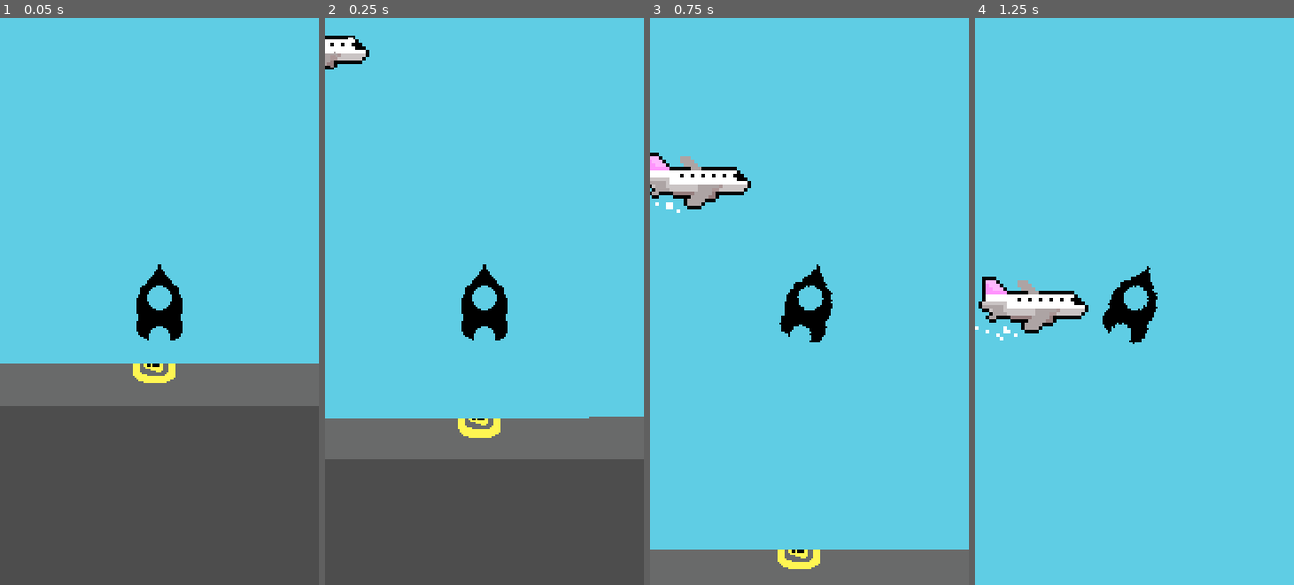
Above: before the commit, frames 1-4 (left to right).
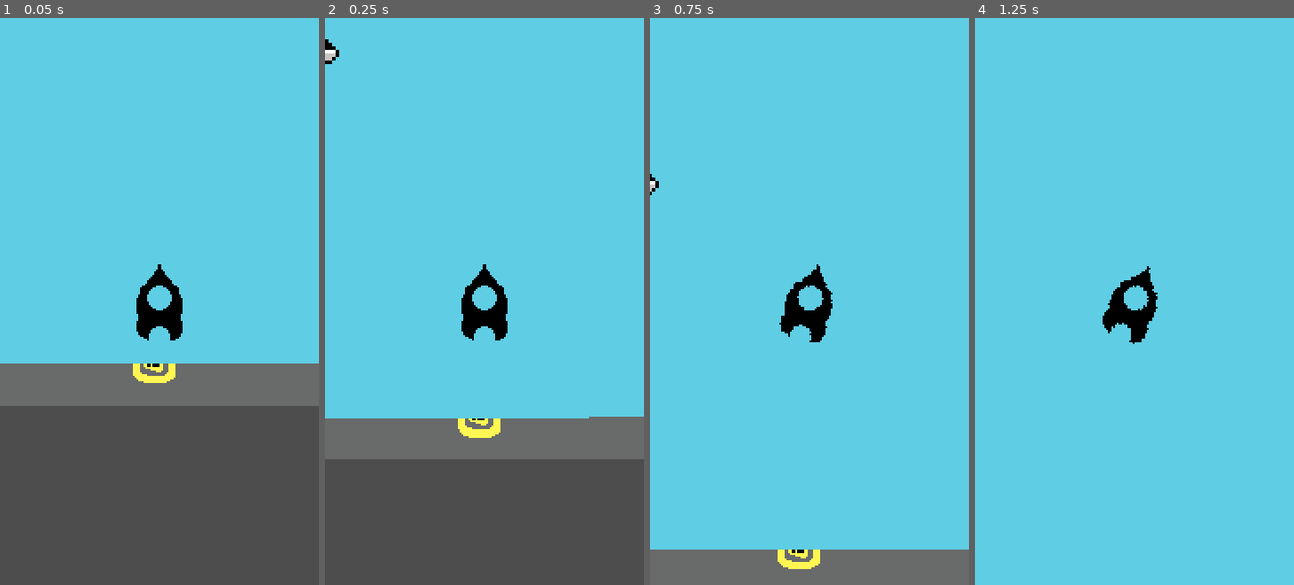
Above: after the commit, the same moments.

Repository: Alowna/AtmosQuest
Game: Godot game, scene res://scenes/game.tscn
The game is run twice, just before and just after one commit, with the same random seed, the same clock (stepped at 60 frames per second) and the same inputs.
Inputs (mouse positions are in pixels of both pictures, inside the frame that each line leads up to):
- Up to frame 1 (0.05 s): no input
- Up to frame 2 (0.25 s): no input
- Up to frame 3 (0.75 s): drag from (809, 301) to (841, 176) at 0.52 s
- Up to frame 4 (1.25 s): no input

Frame 1 is identical in both runs. In frame 2, 0.6% of the frame differs, in the area x 0-14%, y 3-10%; in frame 3, 1.9%; in frame 4, 2.1%, in the area x 0-36%, y 45-57%.
Error after the commit: Parse Error: Too many arguments for "move_obstacle()" call. Expected at most 1 but received 2. (res://scripts/obstacle/troposphere/plane.gd:11)

Commit message:
feat: add Obstacle base class improvements with sprite flip function and automatic delete on distance based on playerref

Diff:
--- a/scripts/obstacle/obstacle.gd
+++ b/scripts/obstacle/obstacle.gd
@@ -1,18 +1,53 @@
 extends CharacterBody2D
 class_name Obstacle
 
+@export var speed := 50.0
+@export var delete_distance := 400.0
+# The movement speed of this obstacle.
 
-# Movement speed of the obstacle.
+var movement_direction := Vector2.RIGHT
+# The current movement direction.
+var player_ref: Node2D
+# Reference to the player node.
 
-func move_obstacle(direction: Vector2, speed):
-	# Creates the movement velocity based on the given direction.
-	# Any ship can use this function by providing a movement direction.
+func setup(direction: Vector2, player: Node2D):
+	# Defines the movement direction and player reference when the obstacle is spawned.
+	movement_direction = direction
+	player_ref = player
+
+	# --- AUTOMATIC SPRITE DETECTION ---
+	var visual_node: Node2D = null
+
+	# Iterate through all children of this obstacle.
+	for child in get_children():
+		# If the child is a Sprite2D or AnimatedSprite2D, capture the reference.
+		if child is Sprite2D or child is AnimatedSprite2D:
+			visual_node = child
+			break # Found the visual node, exit the loop.
+
+	# --- VISUAL FLIP LOGIC ---
+	if is_instance_valid(visual_node):
+		# Flip the sprite horizontally if moving to the left.
+		# Both Sprite2D and AnimatedSprite2D support the 'flip_h' property.
+		if direction == Vector2.LEFT:
+			visual_node.flip_h = true
+		else:
+			visual_node.flip_h = false
+
+func _physics_process(_delta):
+	# Moves the obstacle using its configured velocity.
+	move_obstacle(movement_direction)
+
+	# Check if the player reference exists and calculate the distance.
+	if is_instance_valid(player_ref):
+		var distance = global_position.distance_to(player_ref.global_position)
+		# If the obstacle is too far from the player, remove it from memory.
+		if distance > delete_distance:
+			queue_free()
+
+func move_obstacle(direction: Vector2):
+	# Calculate the movement velocity based on the given direction.
 	velocity = direction * speed
-	# Applies the velocity and moves the CharacterBody2D.
+
+	# Apply the velocity and move the CharacterBody2D.
 	move_and_slide()
-
-#Physics for testing
-func _physics_process(delta):
-	var direction = Vector2.RIGHT
-	var speed = 50.0
-	move_obstacle(direction, speed)
